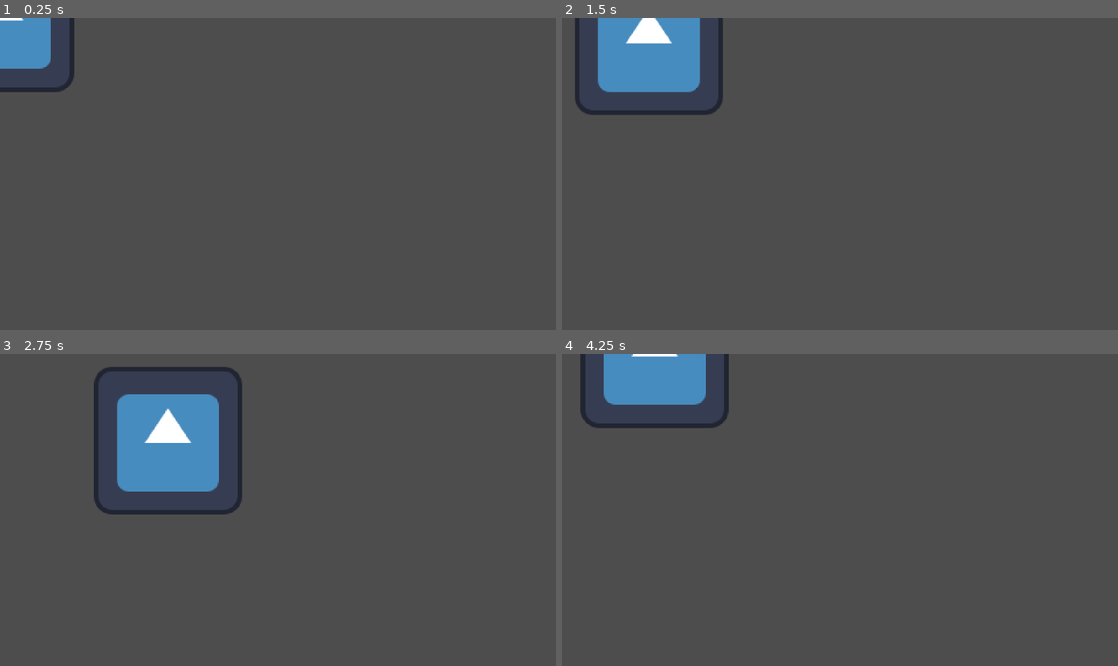
Above: before the commit, frames 1-4 (two rows, left to right).
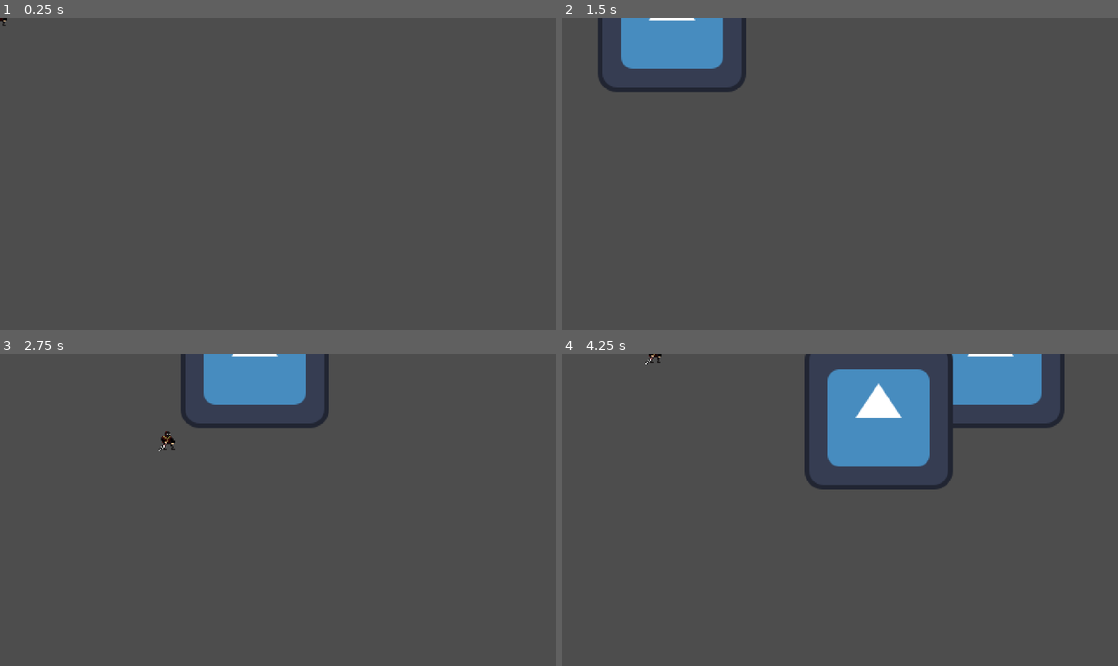
Above: after the commit, the same moments.

Repository: RRealJ/Desordem-Paranormal
Game: Godot game, scene res://Player/player.tscn
Same seed, same stepped clock (60 frames per second), same inputs: the game is played once before the commit and once after it. The engine's default icon, where the game draws it, is replaced by a stand-in: a white triangle on a blue panel in a dark square.
Inputs:
- Up to frame 1 (0.25 s): no input
- Up to frame 2 (1.5 s): tap Enter at 0.5 s; hold Right (MoveRight) 0.53-1.28 s; hold S (MoveDown) from 1.28 s (still down)
- Up to frame 3 (2.75 s): release S (MoveDown) at 2.03 s; hold Right (MoveRight) from 2.03 s (still down)
- Up to frame 4 (4.25 s): release Right (MoveRight) at 2.78 s; hold W (MoveUp) 2.78-3.53 s; hold A (MoveLeft) from 3.53 s (still down)

The runs differ from the first frame. In frame 1, 1.9% of the frame differs, in the area x 0-14%, y 0-24%; in frame 2, 4.2%; in frame 3, 10%; in frame 4, 14%, in the area x 3-91%, y 0-44%.

Commit message:
added sprite and weapon
Added JoJo Sprite,
Added Main Weapon,
Added bullet scene,
Modified Resources.

Diff:
--- a/desordem-paranormal/Player/player.gd
+++ b/desordem-paranormal/Player/player.gd
@@ -3,9 +3,22 @@
 
 @export var health: int = 50
 @export var speed: float = 100
+@export var weapon_stats: Weapon_stats
+@export var bullet: PackedScene
+
+var main_weapon: Node2D
+var shooting: bool = false
+var weapon_cooldown: Timer
+
+func _ready() -> void:
+	main_weapon = $main_weapon
+	weapon_cooldown = $weapon_cooldown
+	weapon_cooldown.wait_time = weapon_stats.attack_cooldown
+	$Bottom.play("Walking")
 
 
 func _process(delta: float) -> void:
+
 	var direction:Vector2 = Vector2.ZERO
 
 	if Input.is_action_pressed("MoveUp"):
@@ -21,3 +34,18 @@
 
 	velocity = direction * speed
 	move_and_slide()
+
+
+func shoot():
+	$Upper.play("Attack")
+	shooting = true
+
+	var instance = bullet.instantiate()
+	get_tree().root.add_child(instance)
+	instance.global_position = global_position
+	instance.rotation = rotation
+
+
+func _on_weapon_cooldown_timeout() -> void:
+	shooting = false
+	shoot()
--- a/desordem-paranormal/Player/player.tscn
+++ b/desordem-paranormal/Player/player.tscn
@@ -1,15 +1,140 @@
-[gd_scene load_steps=4 format=3 uid="uid://cb7idslyr7msi"]
+[gd_scene load_steps=21 format=3 uid="uid://cb7idslyr7msi"]
 
 [ext_resource type="Script" uid="uid://e7y4tlymlxpf" path="res://Player/player.gd" id="1_l8h54"]
-[ext_resource type="Texture2D" uid="uid://djx6qhmxu1t6b" path="res://icon.svg" id="2_4ntmi"]
+[ext_resource type="Texture2D" uid="uid://1dyq67gsjp3x" path="res://Assets/Sprites/JouiJouki_Upper.png" id="2_btcbx"]
+[ext_resource type="Resource" uid="uid://dp6w5fc661sgc" path="res://Weapon/Resources/katana_erosive.tres" id="2_gwnis"]
+[ext_resource type="Texture2D" uid="uid://b1ne32rvnh0li" path="res://Assets/Sprites/JouiJouki_Bottom.png" id="3_gwnis"]
+[ext_resource type="PackedScene" uid="uid://chjrdidk1vdoq" path="res://Weapon/Bullets/bullet.tscn" id="3_k53q1"]
 
 [sub_resource type="CircleShape2D" id="CircleShape2D_hvfyp"]
+radius = 6.0
+
+[sub_resource type="AtlasTexture" id="AtlasTexture_k53q1"]
+atlas = ExtResource("3_gwnis")
+region = Rect2(0, 0, 16, 16)
+
+[sub_resource type="AtlasTexture" id="AtlasTexture_00tjw"]
+atlas = ExtResource("3_gwnis")
+region = Rect2(64, 0, 16, 16)
+
+[sub_resource type="AtlasTexture" id="AtlasTexture_x3vf3"]
+atlas = ExtResource("3_gwnis")
+region = Rect2(80, 0, 16, 16)
+
+[sub_resource type="AtlasTexture" id="AtlasTexture_od3ui"]
+atlas = ExtResource("3_gwnis")
+region = Rect2(48, 0, 16, 16)
+
+[sub_resource type="AtlasTexture" id="AtlasTexture_fhl08"]
+atlas = ExtResource("3_gwnis")
+region = Rect2(16, 0, 16, 16)
+
+[sub_resource type="AtlasTexture" id="AtlasTexture_vtle1"]
+atlas = ExtResource("3_gwnis")
+region = Rect2(32, 0, 16, 16)
+
+[sub_resource type="SpriteFrames" id="SpriteFrames_apopc"]
+animations = [{
+"frames": [{
+"duration": 1.0,
+"texture": SubResource("AtlasTexture_k53q1")
+}, {
+"duration": 1.0,
+"texture": SubResource("AtlasTexture_00tjw")
+}, {
+"duration": 1.0,
+"texture": SubResource("AtlasTexture_x3vf3")
+}, {
+"duration": 1.0,
+"texture": SubResource("AtlasTexture_od3ui")
+}, {
+"duration": 1.0,
+"texture": SubResource("AtlasTexture_fhl08")
+}, {
+"duration": 1.0,
+"texture": SubResource("AtlasTexture_vtle1")
+}],
+"loop": true,
+"name": &"Walking",
+"speed": 5.0
+}]
+
+[sub_resource type="AtlasTexture" id="AtlasTexture_5htga"]
+atlas = ExtResource("2_btcbx")
+region = Rect2(0, 0, 32, 32)
+
+[sub_resource type="AtlasTexture" id="AtlasTexture_p5o4e"]
+atlas = ExtResource("2_btcbx")
+region = Rect2(32, 0, 32, 32)
+
+[sub_resource type="AtlasTexture" id="AtlasTexture_gu6f8"]
+atlas = ExtResource("2_btcbx")
+region = Rect2(64, 0, 32, 32)
+
+[sub_resource type="AtlasTexture" id="AtlasTexture_dkpta"]
+atlas = ExtResource("2_btcbx")
+region = Rect2(96, 0, 32, 32)
+
+[sub_resource type="AtlasTexture" id="AtlasTexture_lfmf2"]
+atlas = ExtResource("2_btcbx")
+region = Rect2(128, 0, 32, 32)
+
+[sub_resource type="AtlasTexture" id="AtlasTexture_pisgm"]
+atlas = ExtResource("2_btcbx")
+region = Rect2(160, 0, 32, 32)
+
+[sub_resource type="SpriteFrames" id="SpriteFrames_b1ygp"]
+animations = [{
+"frames": [{
+"duration": 1.0,
+"texture": SubResource("AtlasTexture_5htga")
+}, {
+"duration": 1.0,
+"texture": SubResource("AtlasTexture_p5o4e")
+}, {
+"duration": 1.0,
+"texture": SubResource("AtlasTexture_gu6f8")
+}, {
+"duration": 1.0,
+"texture": SubResource("AtlasTexture_dkpta")
+}, {
+"duration": 1.0,
+"texture": SubResource("AtlasTexture_lfmf2")
+}, {
+"duration": 1.0,
+"texture": SubResource("AtlasTexture_pisgm")
+}, {
+"duration": 1.0,
+"texture": SubResource("AtlasTexture_5htga")
+}],
+"loop": false,
+"name": &"Attack",
+"speed": 10.0
+}]
 
 [node name="JoJo" type="CharacterBody2D" groups=["Player"]]
 script = ExtResource("1_l8h54")
-
-[node name="Sprite2D" type="Sprite2D" parent="."]
-texture = ExtResource("2_4ntmi")
+weapon_stats = ExtResource("2_gwnis")
+bullet = ExtResource("3_k53q1")
 
 [node name="CollisionShape2D" type="CollisionShape2D" parent="."]
 shape = SubResource("CircleShape2D_hvfyp")
+
+[node name="Bottom" type="AnimatedSprite2D" parent="."]
+sprite_frames = SubResource("SpriteFrames_apopc")
+animation = &"Walking"
+frame_progress = 0.285522
+
+[node name="Upper" type="AnimatedSprite2D" parent="."]
+position = Vector2(7, 0)
+sprite_frames = SubResource("SpriteFrames_b1ygp")
+animation = &"Attack"
+frame = 6
+frame_progress = 1.0
+
+[node name="main_weapon" type="Node2D" parent="."]
+
+[node name="weapon_cooldown" type="Timer" parent="."]
+autostart = true
+
+[connection signal="timeout" from="weapon_cooldown" to="." method="_on_weapon_cooldown_timeout"]
--- a/desordem-paranormal/Weapon/Bullets/bullet.tscn
+++ b/desordem-paranormal/Weapon/Bullets/bullet.tscn
@@ -1,8 +1,10 @@
-[gd_scene load_steps=2 format=3 uid="uid://chjrdidk1vdoq"]
+[gd_scene load_steps=3 format=3 uid="uid://chjrdidk1vdoq"]
 
 [ext_resource type="Script" uid="uid://xf75vre18fbc" path="res://Weapon/Bullets/bullet.gd" id="1_il7m0"]
+[ext_resource type="Texture2D" uid="uid://djx6qhmxu1t6b" path="res://icon.svg" id="2_8nb1r"]
 
 [node name="Bullet" type="Node2D"]
 script = ExtResource("1_il7m0")
 
 [node name="Sprite2D" type="Sprite2D" parent="."]
+texture = ExtResource("2_8nb1r")
--- /dev/null
+++ b/desordem-paranormal/Weapon/Resources/katana_erosive.tres
@@ -0,0 +1,15 @@
+[gd_resource type="Resource" script_class="Weapon_stats" load_steps=2 format=3 uid="uid://dp6w5fc661sgc"]
+
+[ext_resource type="Script" uid="uid://du1e0lxrsgmtr" path="res://Weapon/weapon_stats.gd" id="1_fnf5y"]
+
+[resource]
+script = ExtResource("1_fnf5y")
+name = "Katana Erosive"
+damage = 5
+range_type = 0
+dmg_type = 2
+ammo = 0
+max_ammo = 0
+attack_cooldown = 2
+awaken = false
+metadata/_custom_type_script = "uid://du1e0lxrsgmtr"
Binary file added: desordem-paranormal/Assets/Sprites/JouiJouki.aseprite
Binary file added: desordem-paranormal/Assets/Sprites/JouiJouki_Bottom.png
Not shown, added: desordem-paranormal/Assets/Sprites/JouiJouki_Bottom.png.import
Binary file added: desordem-paranormal/Assets/Sprites/JouiJouki_Upper.png
Not shown, added: desordem-paranormal/Assets/Sprites/JouiJouki_Upper.png.import
